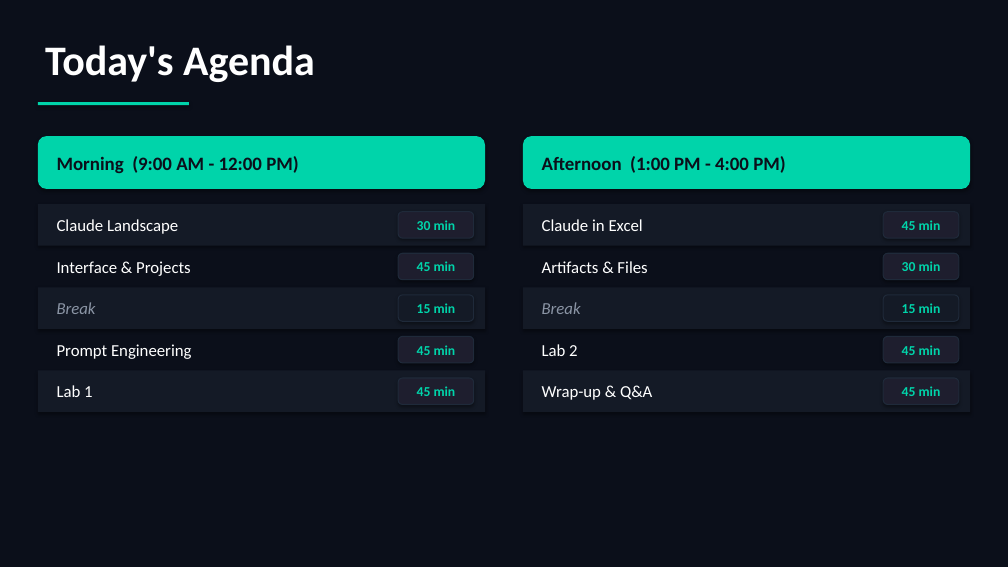
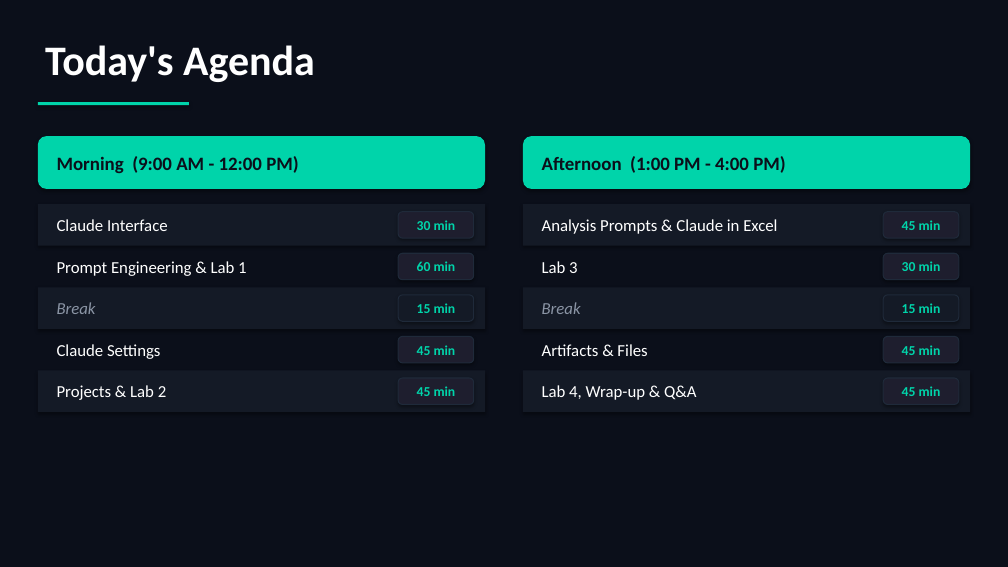
Before and after one commit to scottrhay/AIA-ClaudeCopilot, a slide deck: slide 2 of slides/Day1_Claude_for_Business.pptx. Drawn at 1008x567 pixels with LibreOffice and Linux fonts; fonts in the diff are those of the drawing. Boxes give left, top, right and bottom in pixels: in the first picture for what was removed or moved away, otherwise in the second. Text is boxed around its words. In the diff, an @@ line names an element or a change of style, - is before the commit and + after.

Commit message:
Day 1: Update agenda slide to match 4-lab structure
Morning: Claude Interface (30) → Prompt Engineering & Lab 1 (60) →
Break → Claude Settings (45) → Projects & Lab 2 (45)

Afternoon: Analysis Prompts & Claude in Excel (45) → Lab 3 (30) →
Break → Artifacts & Files (45) → Lab 4, Wrap-up & Q&A (45)

```diff
--- a/slides/Day1_Claude_for_Business.pptx
+++ b/slides/Day1_Claude_for_Business.pptx
@@ text at (x1=57, y1=219, x2=168, y2=231): text changed @@
-Claude Landscape
+Claude Interface
@@ text at (x1=542, y1=219, x2=777, y2=234): text changed @@
-Claude in Excel
+Analysis Prompts & Claude in Excel
@@ text at (x1=57, y1=261, x2=246, y2=276): text changed @@
-Interface & Projects
+Prompt Engineering & Lab 1
@@ text at (x1=417, y1=261, x2=456, y2=271): text changed @@
-45 min
+60 min
@@ text at (x1=542, y1=261, x2=577, y2=273): text changed @@
-Lab 2
+Lab 3
@@ text "Artifacts & Files" moved from (x1=542, y1=261, x2=647, y2=273) to (x1=542, y1=344, x2=647, y2=356) @@
@@ text at (x1=57, y1=344, x2=160, y2=359): text changed @@
-Prompt Engineering
+Claude Settings
@@ text at (x1=57, y1=385, x2=166, y2=400): text changed @@
-Lab 1
+Projects & Lab 2
@@ text at (x1=542, y1=385, x2=696, y2=400): text changed @@
-Wrap-up & Q&A
+Lab 4, Wrap-up & Q&A
```
Also in this commit, not shown: 2 other slides changed.
